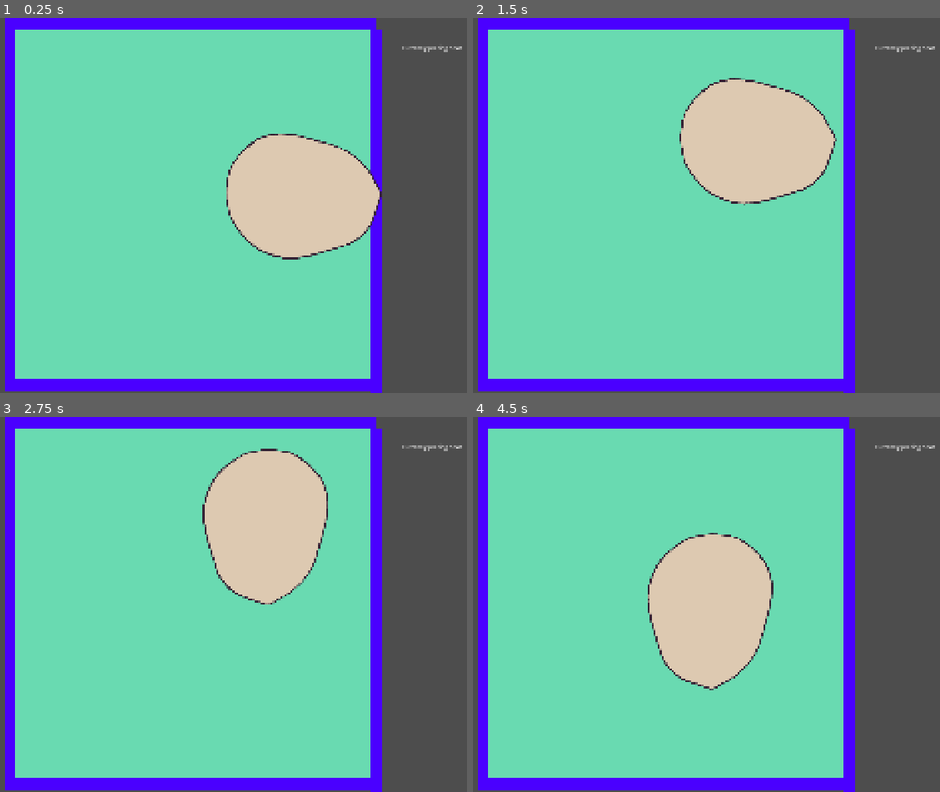
Above: before the commit, frames 1-4 (two rows, left to right).
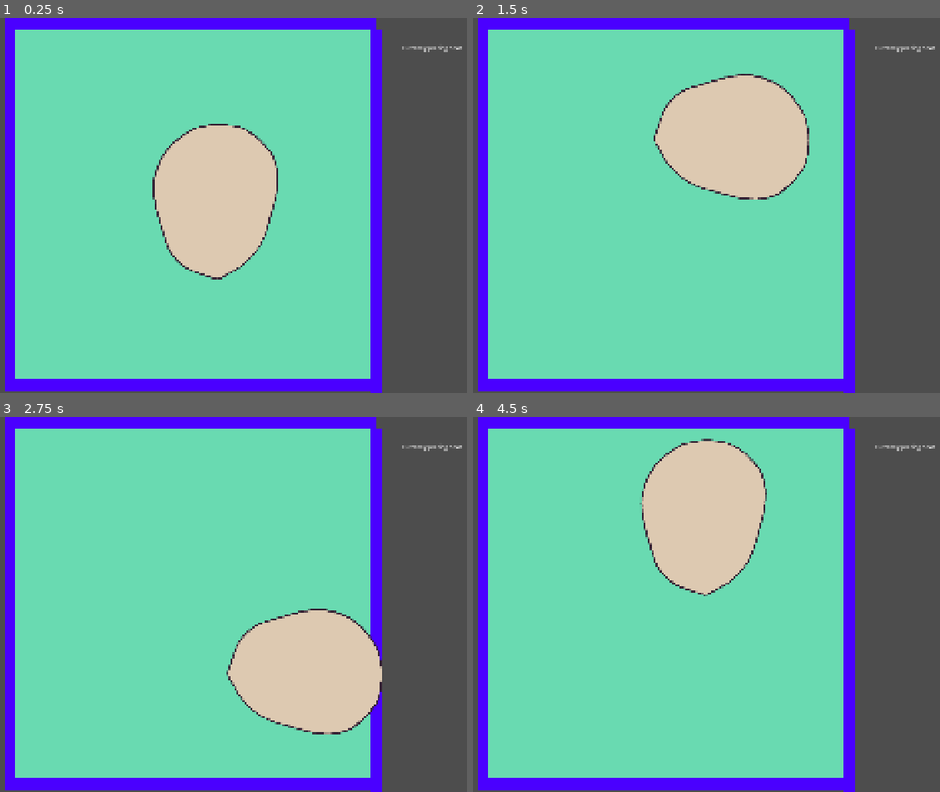
Above: after the commit, the same moments.

Repository: Herbeon/haven-toronto-game
Game: Godot game, scene res://game.tscn
Same seed, same stepped clock (60 frames per second), same inputs: the game is played once before the commit and once after it.
Inputs (mouse positions are in pixels of both pictures, inside the frame that each line leads up to):
- Up to frame 1 (0.25 s): no input
- Up to frame 2 (1.5 s): tap Enter at 0.5 s; move the mouse to (outside the picture) at 0.52 s; hold Right 0.53-1.28 s; tap Alt at 0.6 s; click (outside the picture) at 0.67 s; move the mouse to (673, 224) at 1.27 s; hold Down from 1.28 s (still down); tap Shift at 1.35 s
- Up to frame 3 (2.75 s): move the mouse to (396, 522) at 2.02 s; release Down at 2.03 s; hold Right from 2.03 s (still down); tap Alt at 2.1 s
- Up to frame 4 (4.5 s): move the mouse to (771, 679) at 2.77 s; release Right at 2.78 s; hold Up 2.78-3.53 s; tap Shift at 2.85, 4.35 s; click (771, 679) at 2.92 s; move the mouse to (outside the picture) at 3.52 s; hold Left from 3.53 s (still down); tap Alt at 3.6 s; move the mouse to (603, 548) at 4.27 s

The runs differ from the first frame. In frame 1, 13% of the frame differs, in the area x 32-82%, y 28-70%; in frame 2, 3.2%; in frame 3, 17%, in the area x 43-82%, y 8-85%; in frame 4, 13%.

Commit message:
doopity doop

Diff:
--- a/havenBounceBack/eye.gd
+++ b/havenBounceBack/eye.gd
@@ -3,8 +3,8 @@
 
 signal done_eye
 
-@export var speed = 300
-@export var visual = "normal"
+@export var speed = 400
+@export var visual = ["normal","frowneye"].pick_random() # list of the different eyes
 
 var placing_eye = false
 var can_be_paused_now = false
@@ -25,7 +25,7 @@
 
 func _ready():
 	velocity = Vector2.ZERO
-	#$AnimatedSprite2D.play(visual)
+	$AnimatedSprite2D.play(visual)
 	# potential for blinking later
 	#$EyeDemo2.material.set_shader_parameter("hihi",0.0)
 #
@@ -39,8 +39,8 @@
 		var collision = move_and_collide(velocity * delta)
 		# move and collide returns a boolean if it hits something
 		if collision:
-			$EyeDemo2.rotate(PI / 2)
-			#$AnimatedSprite2D.rotate(PI/2)
+			#$EyeDemo2.rotate(PI / 2)
+			$AnimatedSprite2D.rotate(PI/2)
 			velocity = velocity.bounce(collision.get_normal())
 
 			var thing_we_hit = collision.get_collider()
--- a/havenBounceBack/eye.tscn
+++ b/havenBounceBack/eye.tscn
@@ -5,23 +5,19 @@
 [ext_resource type="Texture2D" uid="uid://8axy31lnmauo" path="res://images and character assets/Eye demo.png" id="3_l1n7h"]
 
 [sub_resource type="CircleShape2D" id="CircleShape2D_ktypu"]
-radius = 54.0
+radius = 47.0
 
 [sub_resource type="SpriteFrames" id="SpriteFrames_fc0e3"]
 animations = [{
 "frames": [{
 "duration": 1.0,
-"texture": ExtResource("2_1t7xr")
+"texture": ExtResource("3_l1n7h")
+}],
+"loop": 1,
+"name": &"frowneye",
+"speed": 5.0
 }, {
-"duration": 1.0,
-"texture": ExtResource("3_l1n7h")
-}, {
-"duration": 1.0,
-"texture": ExtResource("2_1t7xr")
-}, {
-"duration": 1.0,
-"texture": ExtResource("2_1t7xr")
-}, {
+"frames": [{
 "duration": 1.0,
 "texture": ExtResource("2_1t7xr")
 }],
@@ -37,11 +33,10 @@
 shape = SubResource("CircleShape2D_ktypu")
 
 [node name="AnimatedSprite2D" type="AnimatedSprite2D" parent="." unique_id=1844115045]
-visible = false
 sprite_frames = SubResource("SpriteFrames_fc0e3")
-animation = &"normal"
-frame = 4
-frame_progress = 0.007900285
+animation = &"frowneye"
+frame_progress = 0.96305996
 
 [node name="EyeDemo2" type="Sprite2D" parent="." unique_id=1491491838]
+visible = false
 texture = ExtResource("2_1t7xr")
--- a/havenBounceBack/head.gd
+++ b/havenBounceBack/head.gd
@@ -3,13 +3,13 @@
 
 signal done_head
 
-@export var speed = 100
+@export var speed = 300
 @export var visual = "default"
 
 var paused = false
 
 func start():
-	position = get_viewport_rect().size / 2
+	position = Vector2(600,600)
 
 	var direction_x = randf_range(-1,1)
 	# yay gambling
